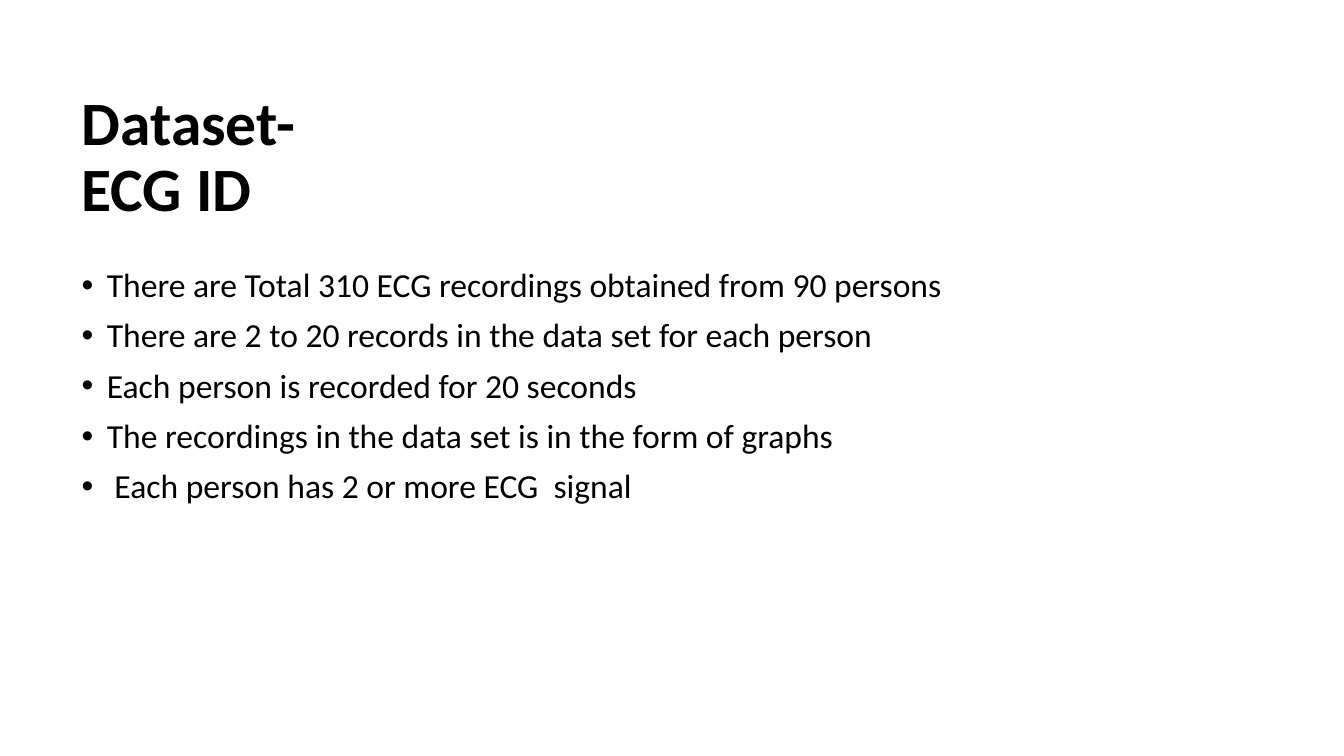
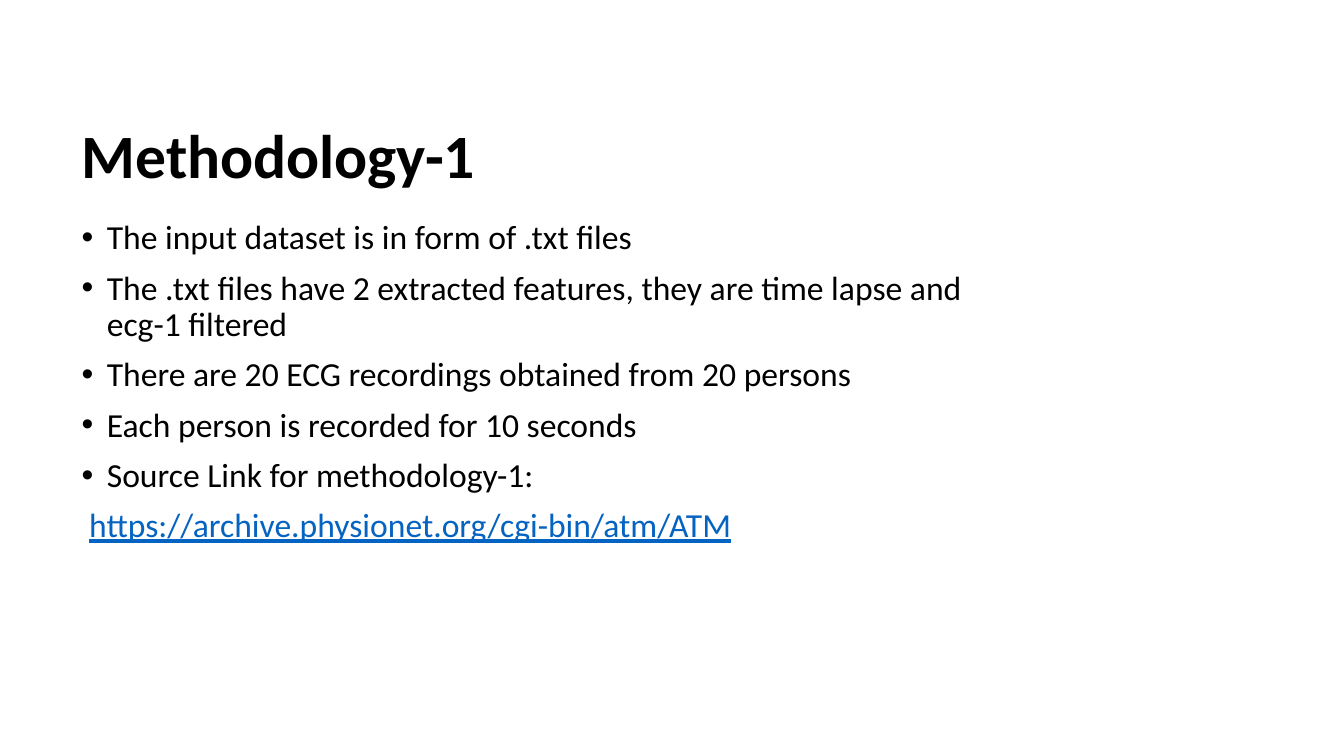
Before and after one commit to uma0441/TwoFactorAuthentication, a slide deck: slide 10 of Mid Term (1).pptx (slide 8 before the commit). Drawn at 1344x756 pixels with LibreOffice and Linux fonts; fonts in the diff are those of the drawing. Boxes give left, top, right and bottom in pixels: in the first picture for what was removed or moved away, otherwise in the second. Text is boxed around its words. In the diff, an @@ line names an element or a change of style, - is before the commit and + after.

```diff
--- a/Mid Term (1).pptx
+++ b/Mid Term (1).pptx
@@ title at bbox=[82, 134, 475, 189]: text changed @@
-Dataset-
-ECG ID
+Methodology-1
@@ text at bbox=[89, 225, 961, 543]: text changed @@
-• There are Total 310 ECG recordings obtained from 90 persons
-• There are 2 to 20 records in the data set for each person
-• Each person is recorded for 20 seconds
-• The recordings in the data set is in the form of graphs
-• Each person has 2 or more ECG signal
+• The input dataset is in form of .txt files
+• The .txt files have 2 extracted features, they are time lapse and ecg-1 filtered
+• There are 20 ECG recordings obtained from 20 persons
+• Each person is recorded for 10 seconds
+• Source Link for methodology-1:
+https://archive.physionet.org/cgi-bin/atm/ATM
```
Also in this commit, not shown: 6 other slides changed, 3 slides added, 1 slide removed.
